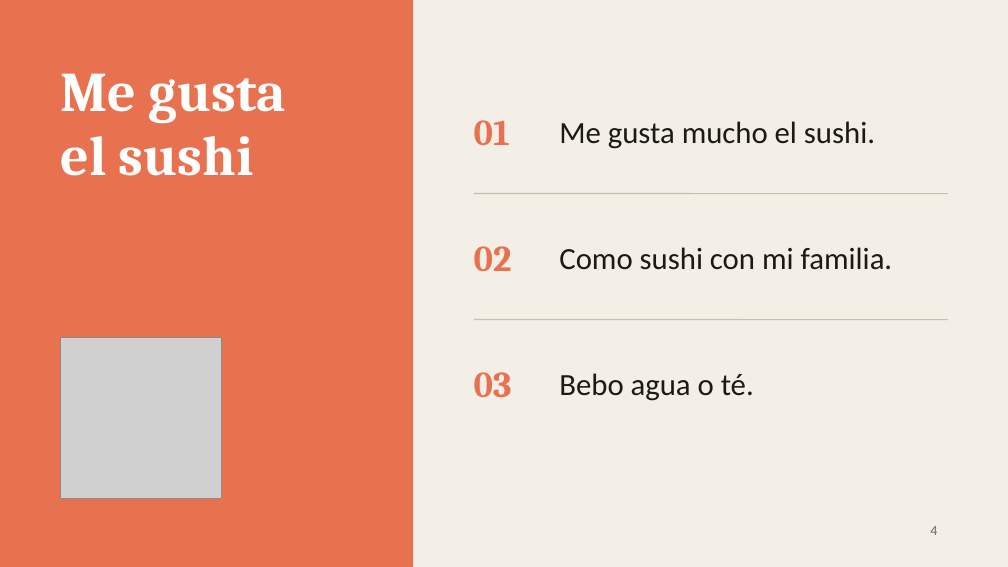
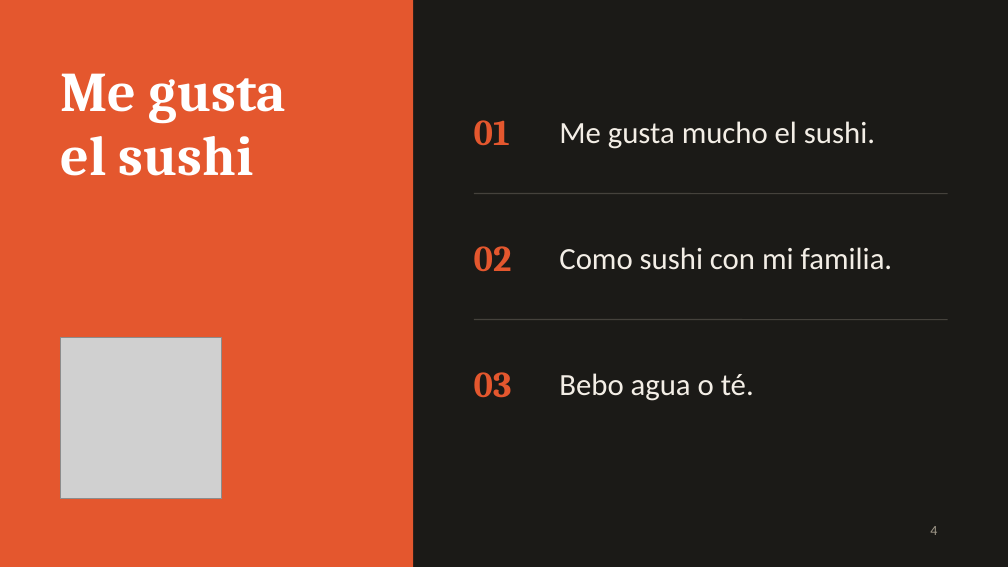
Before and after one commit to AlexTheRobota/Study-with-Alex-and-tati, a slide deck: slide 4 of El_Sushi_Proyecto_de_Espanol.pptx. Drawn at 1008x567 pixels with LibreOffice and Linux fonts; fonts in the diff are those of the drawing; grey boxes stand for pictures. Boxes give left, top, right and bottom in pixels: in the first picture for what was removed or moved away, otherwise in the second. Text is boxed around its words. In the diff, an @@ line names an element or a change of style, - is before the commit and + after.

```diff
--- a/El_Sushi_Proyecto_de_Espanol.pptx
+++ b/El_Sushi_Proyecto_de_Espanol.pptx
@@ background #F3EEE6 to #1B1A17 @@
@@ rectangle at (x1=0, y1=0, x2=413, y2=566): fill #E8714F to #E4572E @@
@@ line (474, 194) - (948, 194): stroke #C9BFAE 0.75 pt to #45423C 0.75 pt @@
@@ line (474, 320) - (948, 320): stroke #C9BFAE 0.75 pt to #45423C 0.75 pt @@
@@ text colour #E8714F to #E4572E in 3 elements at (x1=474, y1=120, x2=510, y2=146), (x1=474, y1=246, x2=512, y2=272), (x1=474, y1=372, x2=512, y2=398) @@
@@ text colour #1B1A17 to #F3EEE6 in 3 elements at (x1=559, y1=121, x2=875, y2=149), (x1=559, y1=247, x2=893, y2=270), (x1=559, y1=373, x2=754, y2=401) @@
@@ page number at (x1=930, y1=526, x2=937, y2=535): text colour #6E685D to #A39B8C @@
```
Also in this commit, not shown: 6 other slides changed.
